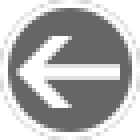
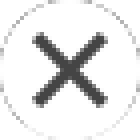
Two versions of the same layered image (140 × 140). Layer-by-layer changes:
added group "NormalClose" with 3 layers above "PressedBack" over (x1=0, y1=0, x2=140, y2=140)
added layer "Rectangle 1 copy" in group "NormalClose" over (x1=32, y1=32, x2=108, y2=108)
added layer "Layer 4 copy" in group "NormalClose" over (x1=0, y1=0, x2=140, y2=140)
moved "Shape 1" into group "NormalBack" over (x1=16, y1=36, x2=120, y2=108)
added group "BackGround" with 3 layers above "Layer 1" over (x1=0, y1=0, x2=140, y2=140)
moved "Ellipse 1" into group "BackGround" over (x1=0, y1=0, x2=140, y2=140)
hid "Layer 2", moved it into group "BackGround" over (x1=0, y1=0, x2=140, y2=140)
showed "Layer 3", moved it into group "BackGround" over (x1=0, y1=0, x2=140, y2=140)
